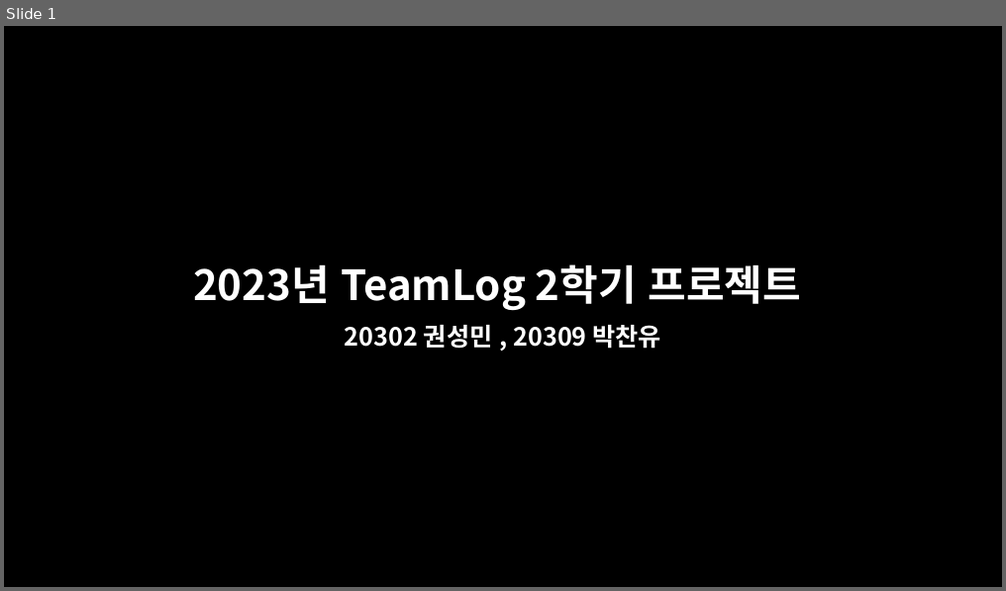
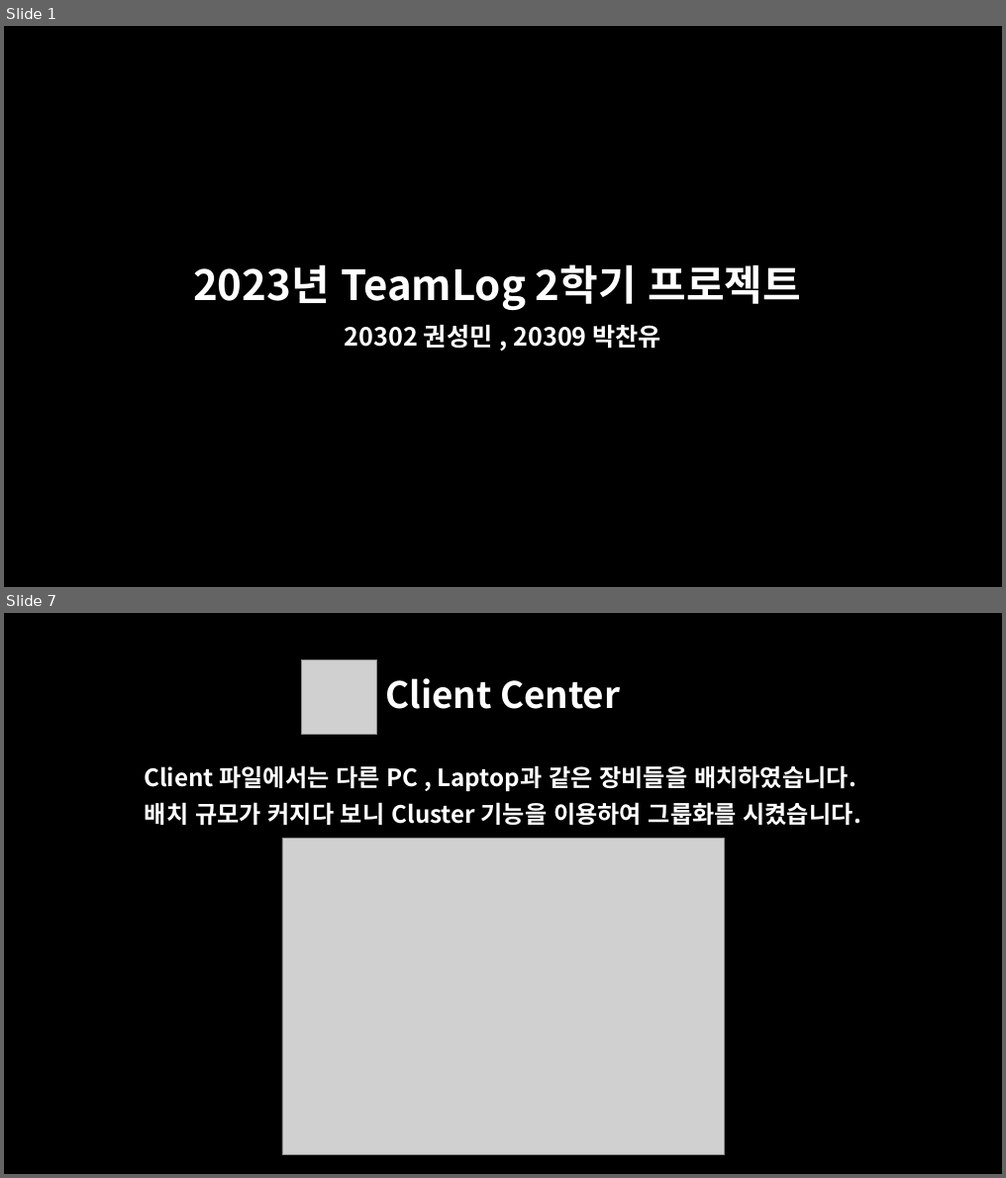
Before and after one commit to oceanwater1234/Network-Hacking, a slide deck: 2023년 TeamLog 2학기 프로젝트.pptx. Shown one above the other, each under a label of ours: slide 1 before the commit, slides 1 and 7 after it; the slides between them are not shown. The pictures are 1006x591 and 1006x1178 pixels, drawn with LibreOffice and Linux fonts; fonts in the diff are those of the drawing; grey boxes stand for pictures. Boxes give left, top, right and bottom in pixels: in the first picture for what was removed or moved away, otherwise in the second. Text is boxed around its words. In the diff, an @@ line names an element or a change of style, - is before the commit and + after.

```diff
--- a/2023년 TeamLog 2학기 프로젝트.pptx
+++ b/2023년 TeamLog 2학기 프로젝트.pptx
@@ slide 7 added at (4,613,1002,1174), background #000000 @@
@@ picture added at (302,660,377,735) @@
@@ title added at (385,678,620,709), 35 pt, text #FFFFFF, bold @@
+Client Center
@@ text added at (144,765,860,826), 23 pt, text #FFFFFF, bold @@
+Client 파일에서는 다른 PC , Laptop과 같은 장비들을 배치하였습니다.
+배치 규모가 커지다 보니 Cluster 기능을 이용하여 그룹화를 시켰습니다.
@@ picture added at (282,838,724,1155) @@
```
Also in this commit, not shown: 2 slides changed, 12 other slides added, 2 other files.
